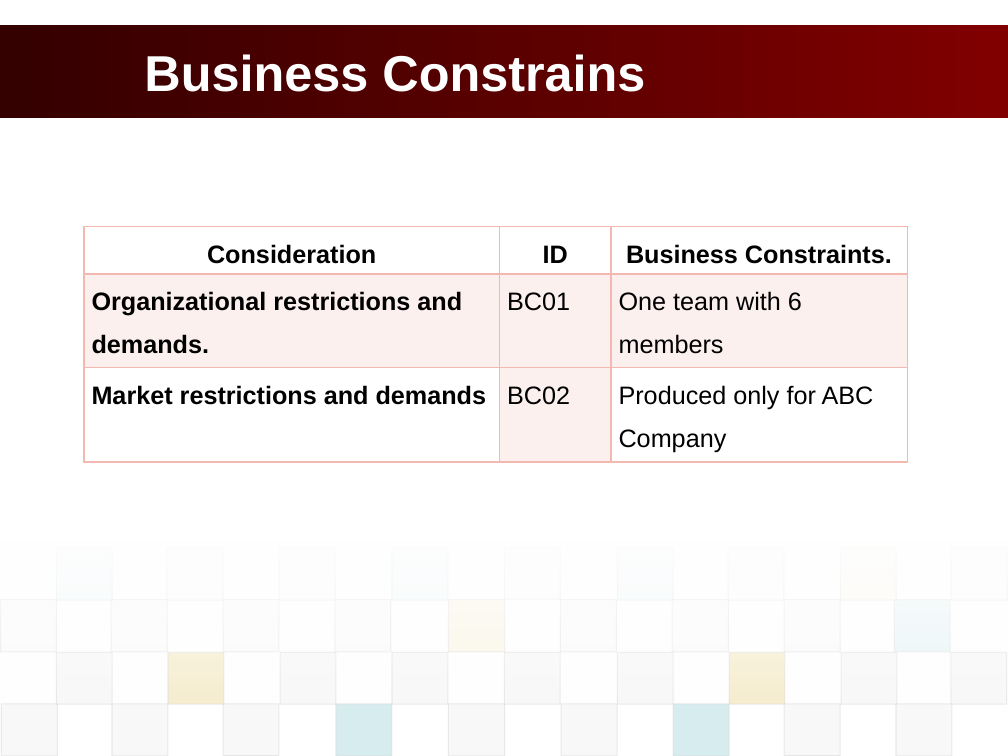
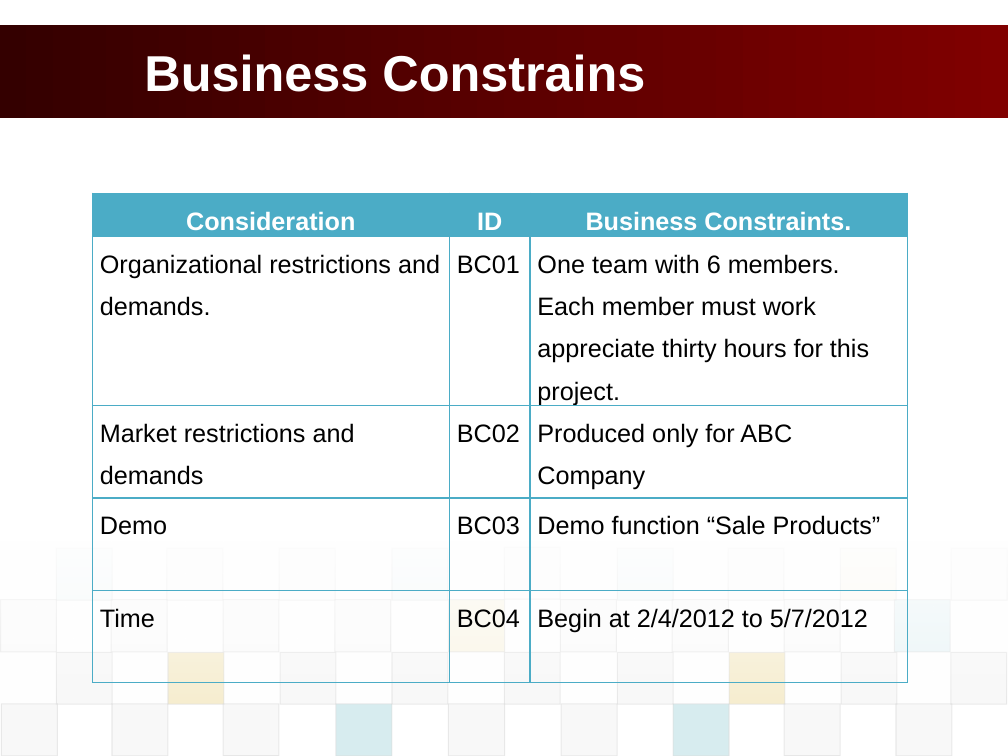
Before and after one commit to vucongthuc/hit-team-2012, a slide deck: slide 13 of Architect and Design/Final Project/K15T2_Team2_FinalProject/POS_Presentation/POS_PresentationSlide.pptx (slide 18 before the commit). Drawn at 1008x756 pixels with LibreOffice and Linux fonts; fonts in the diff are those of the drawing; background and template pictures are left out. Boxes give left, top, right and bottom in pixels: in the first picture for what was removed or moved away, otherwise in the second. Text is boxed around its words. In the diff, an @@ line names an element or a change of style, - is before the commit and + after.

```diff
--- a/Architect and Design/Final Project/K15T2_Team2_FinalProject/POS_Presentation/POS_PresentationSlide.pptx
+++ b/Architect and Design/Final Project/K15T2_Team2_FinalProject/POS_Presentation/POS_PresentationSlide.pptx
@@ table at box(93, 194, 907, 691) @@
-row 2, column 3: One team with 6 members
+row 2, column 3: One team with 6 members. Each member must work appreciate thirty hours for this project.
+row 4: Demo | BC03 | Demo function “Sale Products”
+row 5: Time | BC04 | Begin at 2/4/2012 to 5/7/2012
@@ table: place and size @@
-table at box(84, 227, 907, 462)
+table at box(93, 194, 907, 691)
```
Also in this commit, not shown: 5 other slides changed, 2 slides added, 6 slides removed, 17 other files.
